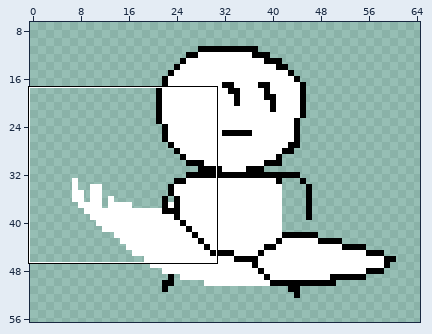
Edited in one commit: pixel-art file (Assets/Character/Sprites/player/playerAttack1.aseprite). Above: a wide view before the commit, with the close-up outlined.
Close-up. The starting point:
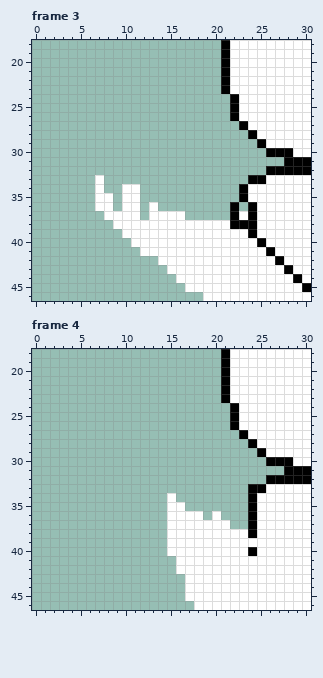
128x64 pixels, 9 frames. Shown: frame 3: x 0..30, y 18..46; frame 4: x 0..30, y 18..46. The wide view leaves out empty margins.
The result:
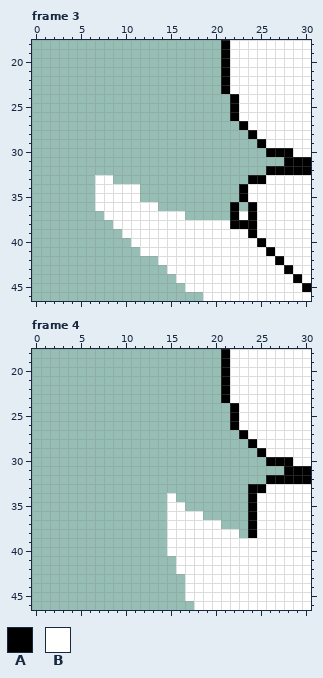
Palette (. is transparent): A #000000  B #ffffff
The edit:
Frame 3, layer "Layer 4":
The edit adds colour B in row 33 at x 8; in row 34 at x 8 to 9; in row 35 at x 9; in row 36 at x 9 and 12; in row 37 at x 12.
Frame 4, layer "Layer 4":
Colour A gives way to colour B in row 40 at x 24.
Colour B is removed in row 36 at x 20; in row 37 at x 21; in row 38 at x 23.
